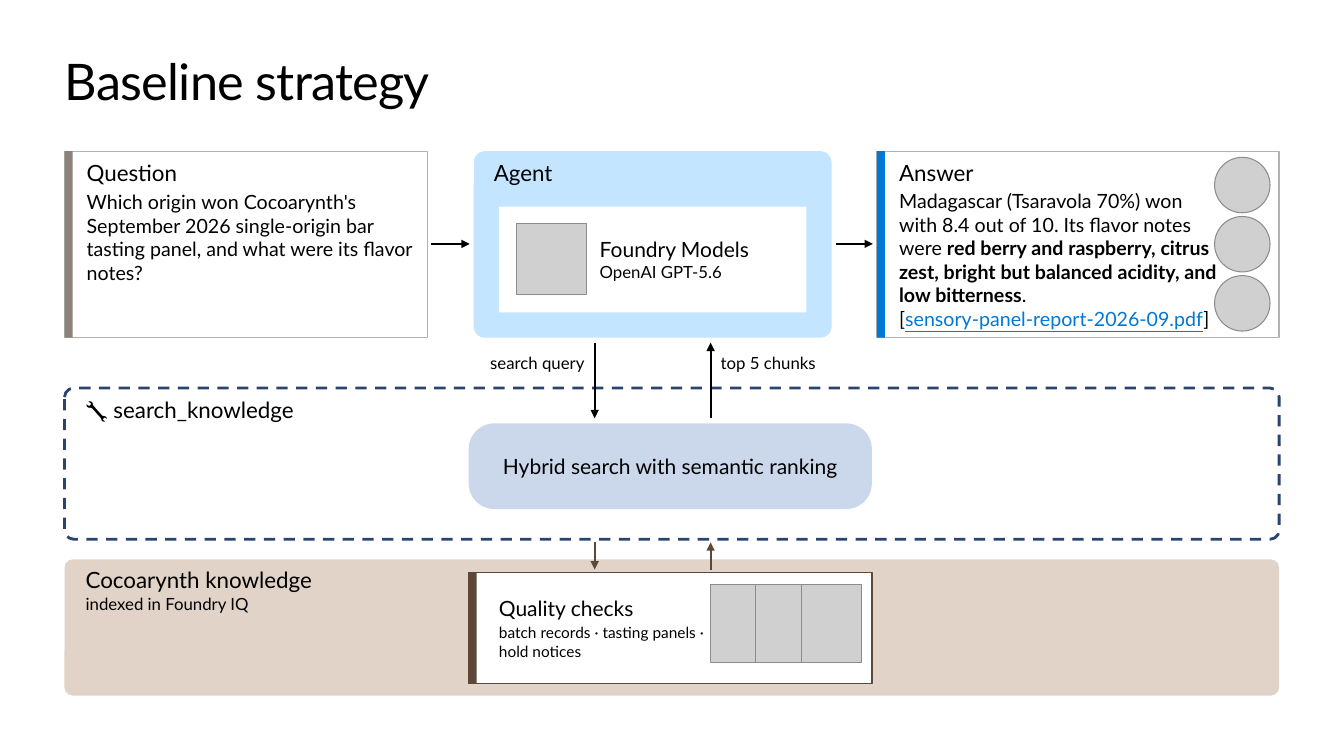
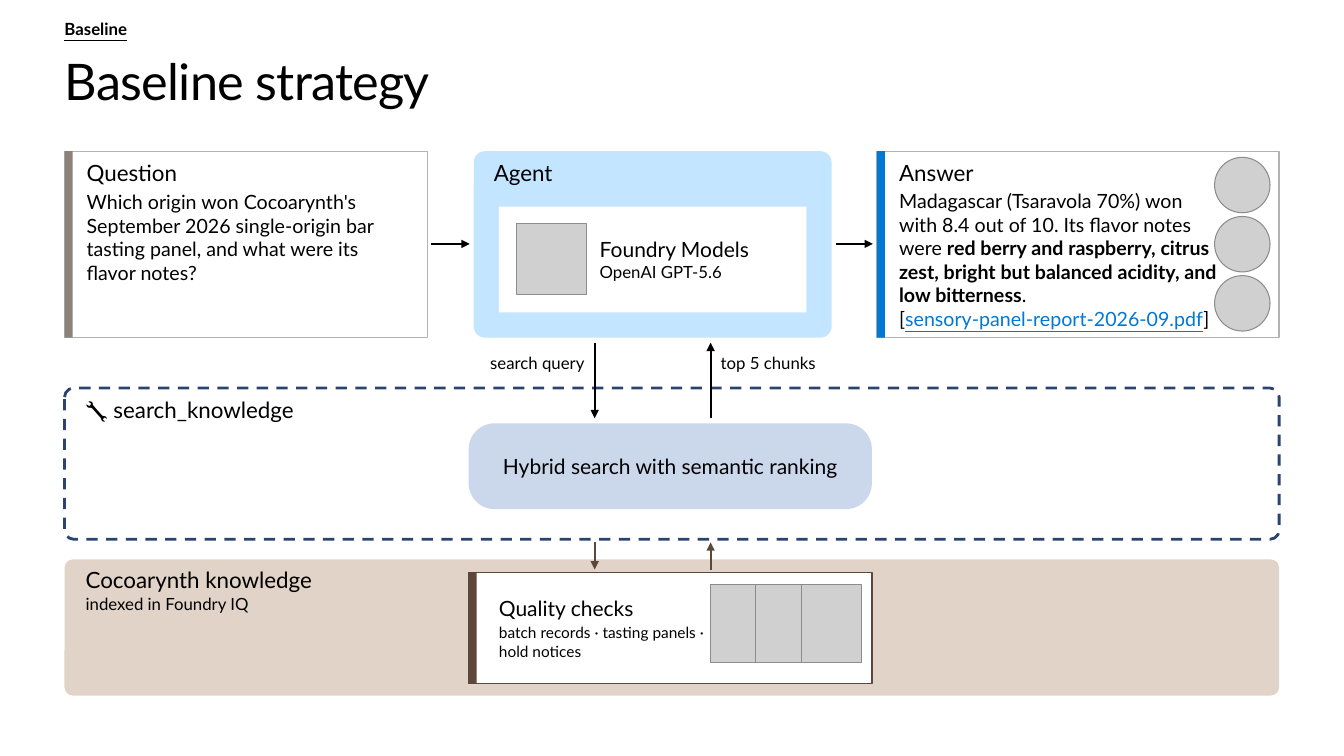
Before and after one commit to microsoft/ignite26-BRK300-building-agentic-retrieval-from-diy-to-foundry-iq, a slide deck: slide 8 of IgniteBRK300-WorkingDeck.pptx. Drawn at 1344x756 pixels with LibreOffice and Linux fonts; fonts in the diff are those of the drawing; grey boxes stand for pictures; background and template pictures are left out. Boxes give left, top, right and bottom in pixels: in the first picture for what was removed or moved away, otherwise in the second. Text is boxed around its words. In the diff, an @@ line names an element or a change of style, - is before the commit and + after.

```diff
--- a/IgniteBRK300-WorkingDeck.pptx
+++ b/IgniteBRK300-WorkingDeck.pptx
@@ text added at (64, 22, 127, 35), 12 pt, text #000000, bold, underline @@
+Baseline
@@ text "Question" rewrapped from (87, 164, 412, 280) to (87, 164, 374, 280) @@
```
Also in this commit, not shown: 34 other slides changed, 1 other file.
